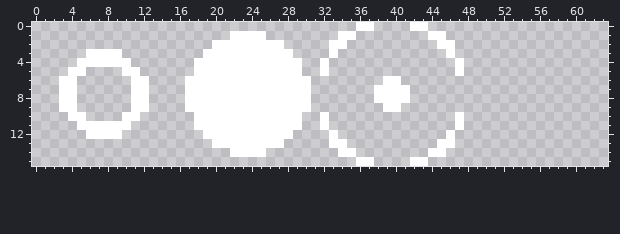
Pixel-art file, stored at Dragon.gmx/GFX/bubblepop.aseprite. The picture above is the old version.
64x16 pixels, 1 frame.
The same view after the edit:
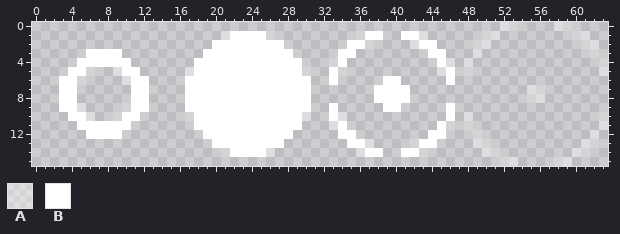
Palette (. is transparent): A #ffffff57  B #ffffff
The edit:
y 0: x 36..37 BB -> ..; x 42..43 BB -> ..; x 52..53 .. -> AA; x 58..59 .. -> AA
y 1: x 21 . -> A; x 26 . -> A; x 34..38 BB... -> ..ABB; x 41..45 ...BB -> BBA..; x 50..51 .. -> AA; x 60..61 .. -> AA
y 2: x 33..37 BB... -> ..BBA; x 42..46 ...BB -> ABB..; x 49..50 .. -> AA; x 61..62 .. -> AA
y 3: x 33..35 B.. -> .BB; x 44..46 ..B -> BB.; x 49 . -> A; x 62 . -> A
y 4: x 32..34 B.. -> .AB; x 45..48 ..B. -> BA.A; x 63 . -> A
y 5: x 6 . -> A; x 9 . -> A; x 17 . -> A; x 30 . -> A; x 32..34 B.. -> .BA; x 45..48 ..B. -> AB.A; x 63 . -> A
y 6: x 5 . -> A; x 10 . -> A; x 33 . -> B; x 46 . -> B
y 7..8: x 55..56 .. -> AA
y 9: x 5 . -> A; x 10 . -> A; x 33 . -> B; x 46 . -> B
y 10: x 6 . -> A; x 9 . -> A; x 17 . -> A; x 30 . -> A; x 32..34 B.. -> .BA; x 46..48 .B. -> B.A; x 63 . -> A
y 11: x 32..34 B.. -> .AB; x 45..48 ..B. -> BA.A; x 63 . -> A
y 12: x 33..35 B.. -> .BB; x 44..46 ..B -> BB.; x 49 . -> A; x 62 . -> A
y 13: x 33..37 BB... -> ..BBA; x 42..46 ...BB -> ABB..; x 49..50 .. -> AA; x 61..62 .. -> AA
y 14: x 21 . -> A; x 26 . -> A; x 34..38 BB... -> ..ABB; x 41..45 ...BB -> BBA..; x 50..51 .. -> AA; x 60..61 .. -> AA
y 15: x 36..37 BB -> ..; x 42..43 BB -> ..; x 52..53 .. -> AA; x 58..59 .. -> AA
